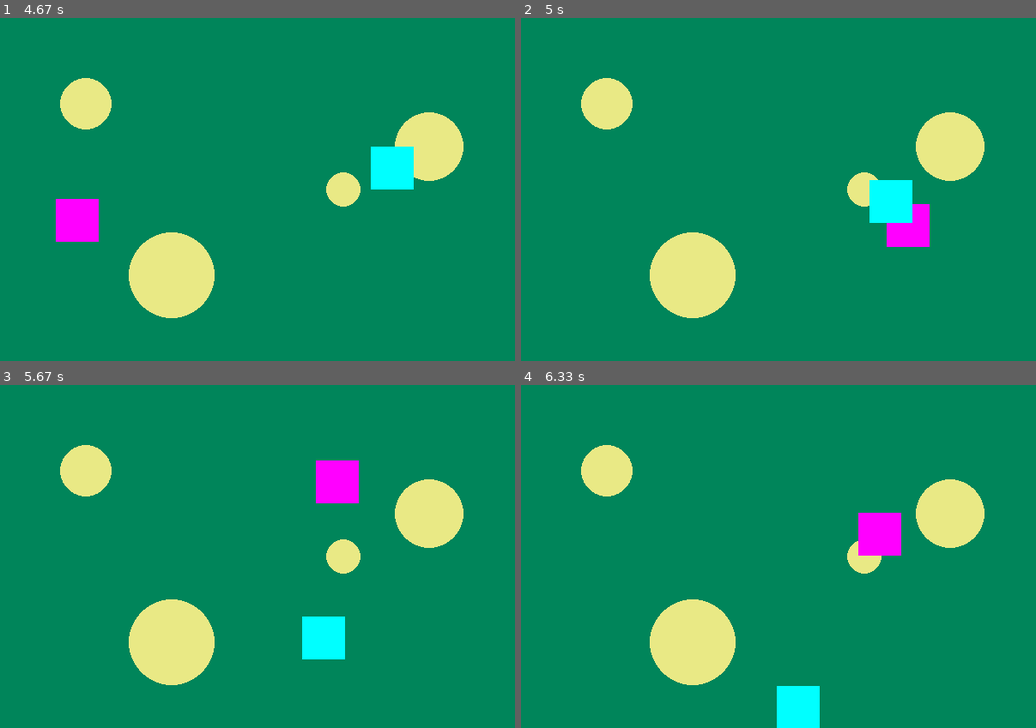
Above: before the commit, frames 1-4 (two rows, left to right).
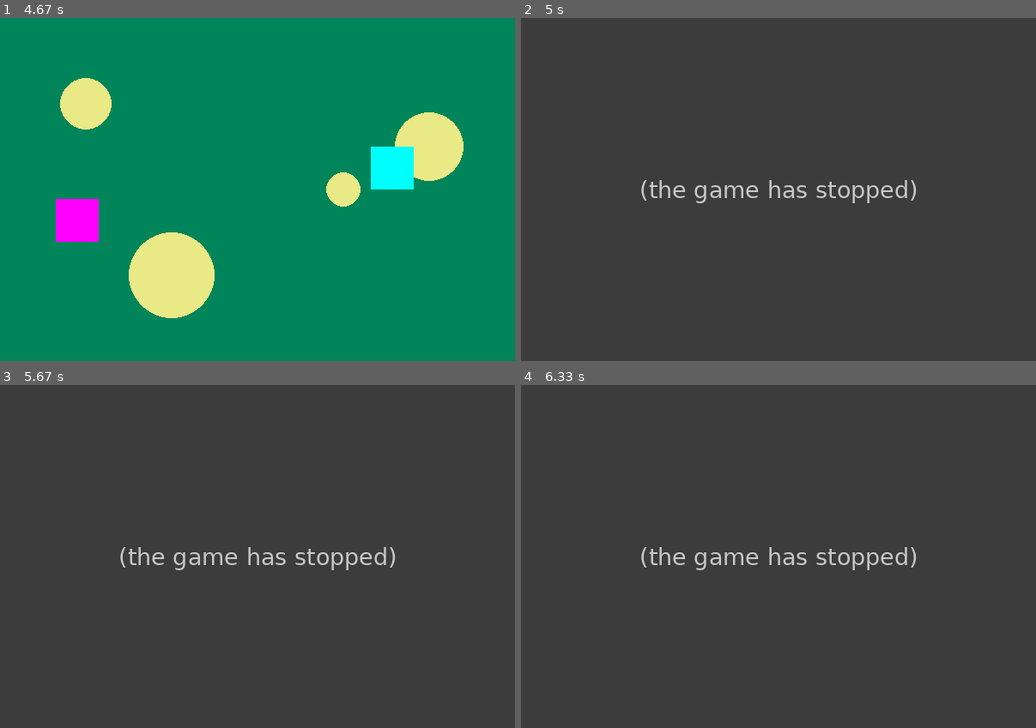
Above: after the commit, the same moments.

Repository: tjmlehtinen/kodarit2_syksy_2025
Game: pygame game, started from selviytymis_peli.py
Same seed, same stepped clock (60 frames per second), same inputs: the game is played once before the commit and once after it.
Inputs (mouse positions are in pixels of both pictures, inside the frame that each line leads up to):
- Up to frame 1 (4.67 s): click (257, 189) at 0.38 s; click (329, 216) at 0.72 s; click (82, 271) at 1.05 s; click (82, 299) at 1.38 s; click (113, 141) at 1.72 s; click (216, 168) at 2.05 s; click (442, 230) at 2.38 s; click (206, 192) at 2.72 s; click (149, 168) at 3.05 s; click (77, 131) at 3.38 s; click (247, 309) at 3.72 s; click (355, 295) at 4.05 s; click (77, 220) at 4.38 s
- Up to frame 2 (5 s): click (907, 223) at 4.72 s
- Up to frame 3 (5.67 s): click (412, 467) at 5.05 s; click (339, 481) at 5.38 s
- Up to frame 4 (6.33 s): click (747, 487) at 5.72 s; click (881, 535) at 6.05 s

Frame 1 is identical in both runs. In frame 2, 100% of the frame differs, in the area x 0-100%, y 0-100%; in frame 3, 100%; in frame 4, 100%.
After the commit the program exited at 4.8 s; later frames show no game.

Commit message:
27102025

Diff:
--- /dev/null
+++ b/matopeli.py
@@ -0,0 +1,36 @@
+import pygame
+import sys
+
+pygame.init()
+
+# pelin koko
+RUUTU = 20
+LEVEYS = 20
+KORKEUS = 15
+
+# näyttö
+NAYTON_KOKO = (LEVEYS * RUUTU, KORKEUS * RUUTU)
+NAYTTO = pygame.display.set_mode(NAYTON_KOKO)
+pygame.display.set_caption("MATOPELI")
+
+# värit
+taustavari = pygame.Color(0, 0, 130)
+
+# ruudun piirtäminen
+def piirra_ruutu(x, y, vari):
+    ylakulma = (x * RUUTU + 1, y * RUUTU + 1)
+    koko = (RUUTU - 2, RUUTU - 2)
+    pygame.draw.rect(NAYTTO, vari, )
+
+# peliluuppi
+while True:
+    # tapahtumat
+    for tapahtuma in pygame.event.get():
+        # onko lopetus
+        if tapahtuma.type == pygame.QUIT:
+            pygame.quit()
+            sys.exit()
+    NAYTTO.fill(taustavari)
+    pygame.display.update()
+
+pygame.quit()
--- a/selviytymis_peli.py
+++ b/selviytymis_peli.py
@@ -64,6 +64,8 @@
     pygame.draw.rect(NAYTTO, kimpoilijan_vari, kimpoilija)
     # päivitetään näyttö
     pygame.display.update()
+    if pelaaja.colliderect(kimpoilija):
+        break
 
 # sulkee pygamen
 pygame.quit()
